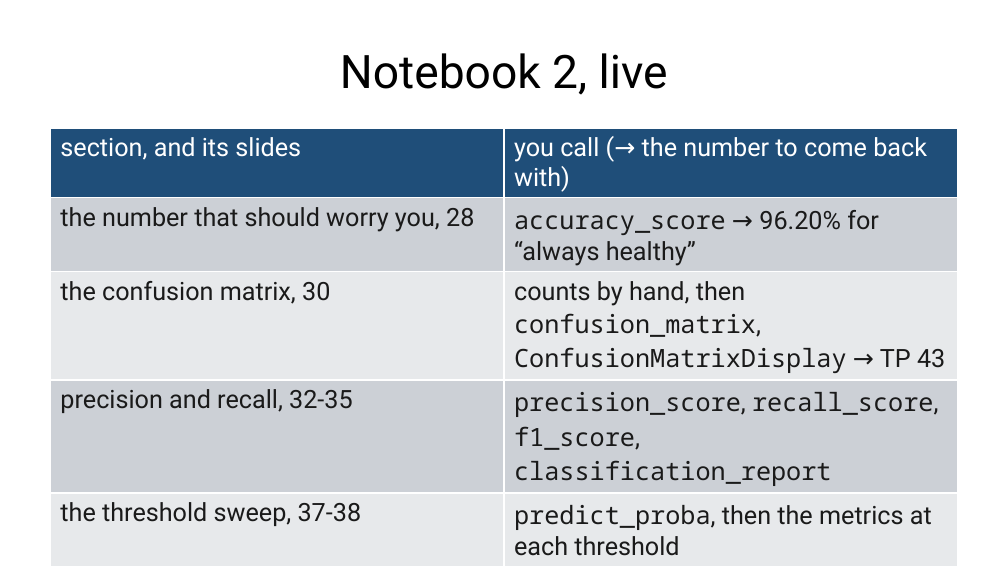
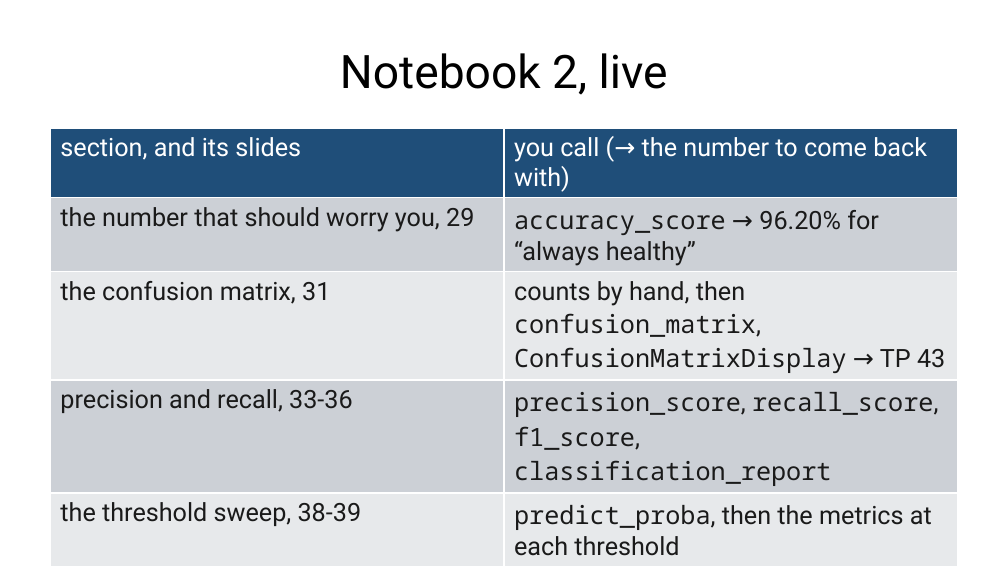
Before and after one commit to fabioantonini/technologies-for-artificial-intelligence, a slide deck: slide 37 of Lessons/04_classification_and_metrics/Slides/classification_and_metrics_slides.pptx (slide 36 before the commit). Drawn at 1008x567 pixels with LibreOffice and Linux fonts; fonts in the diff are those of the drawing; background and template pictures are left out. Boxes give left, top, right and bottom in pixels: in the first picture for what was removed or moved away, otherwise in the second. Text is boxed around its words. In the diff, an @@ line names an element or a change of style, - is before the commit and + after.

```diff
--- a/Lessons/04_classification_and_metrics/Slides/classification_and_metrics_slides.pptx
+++ b/Lessons/04_classification_and_metrics/Slides/classification_and_metrics_slides.pptx
@@ table at [50,129,958,560] @@
-row 2, column 1: the number that should worry you, 28
+row 2, column 1: the number that should worry you, 29
-row 3, column 1: the confusion matrix, 30
+row 3, column 1: the confusion matrix, 31
-row 4, column 1: precision and recall, 32-35
+row 4, column 1: precision and recall, 33-36
-row 5, column 1: the threshold sweep, 37-38
+row 5, column 1: the threshold sweep, 38-39
-row 6, column 1: the precision-recall curve, 39
+row 6, column 1: the precision-recall curve, 40
```
Also in this commit, not shown: 3 other slides changed, 1 slide added, 7 other files.
